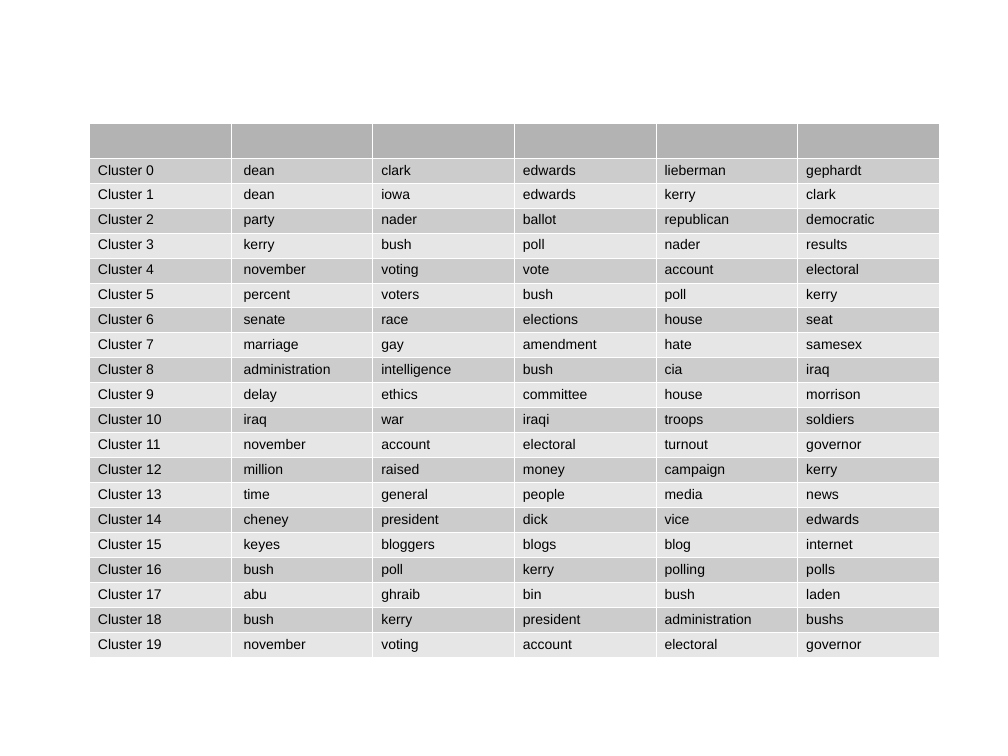
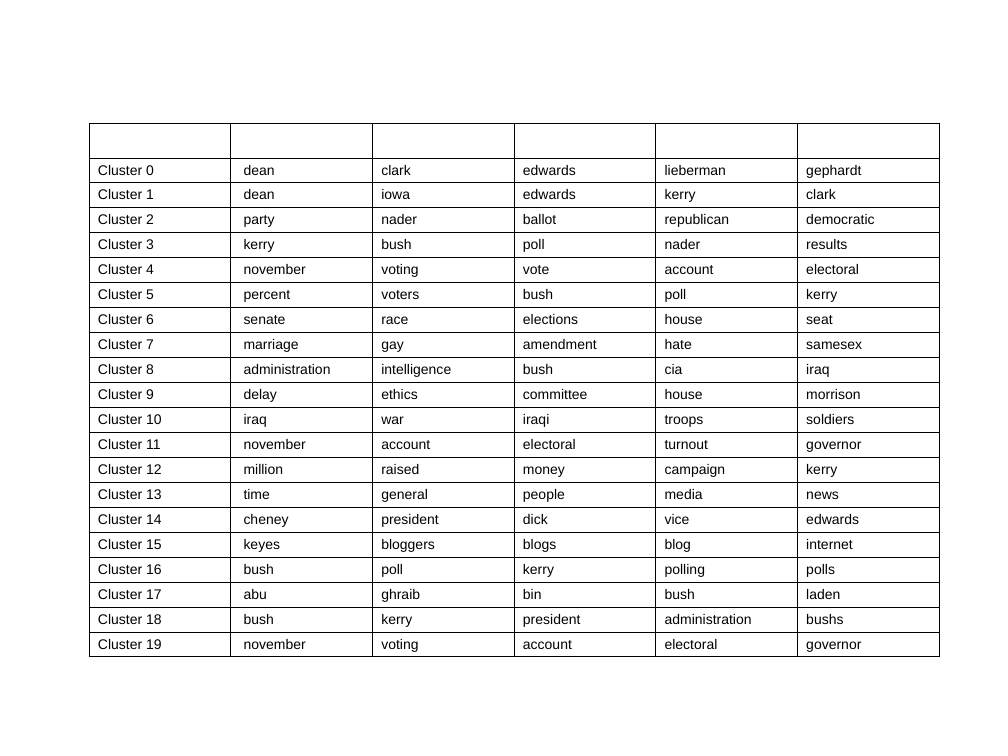
Before and after one commit to vitalv/doc-clustering-topic-modeling, a slide deck: slide 11 of doc-clustering-topic-modeling.odp (slide 7 before the commit). Drawn at 1008x756 pixels with LibreOffice and Linux fonts; fonts in the diff are those of the drawing. Boxes give left, top, right and bottom in pixels: in the first picture for what was removed or moved away, otherwise in the second. Text is boxed around its words. In the diff, an @@ line names an element or a change of style, - is before the commit and + after.

```diff
--- a/doc-clustering-topic-modeling.odp
+++ b/doc-clustering-topic-modeling.odp
@@ table at (89, 123, 939, 657) @@
@@ fill #CCCCCC to none in 60 cells @@
@@ fill #E6E6E6 to none in 60 cells @@
@@ borders changed @@
```
Also in this commit, not shown: 3 other slides changed, 3 slides added, 3 other files.
